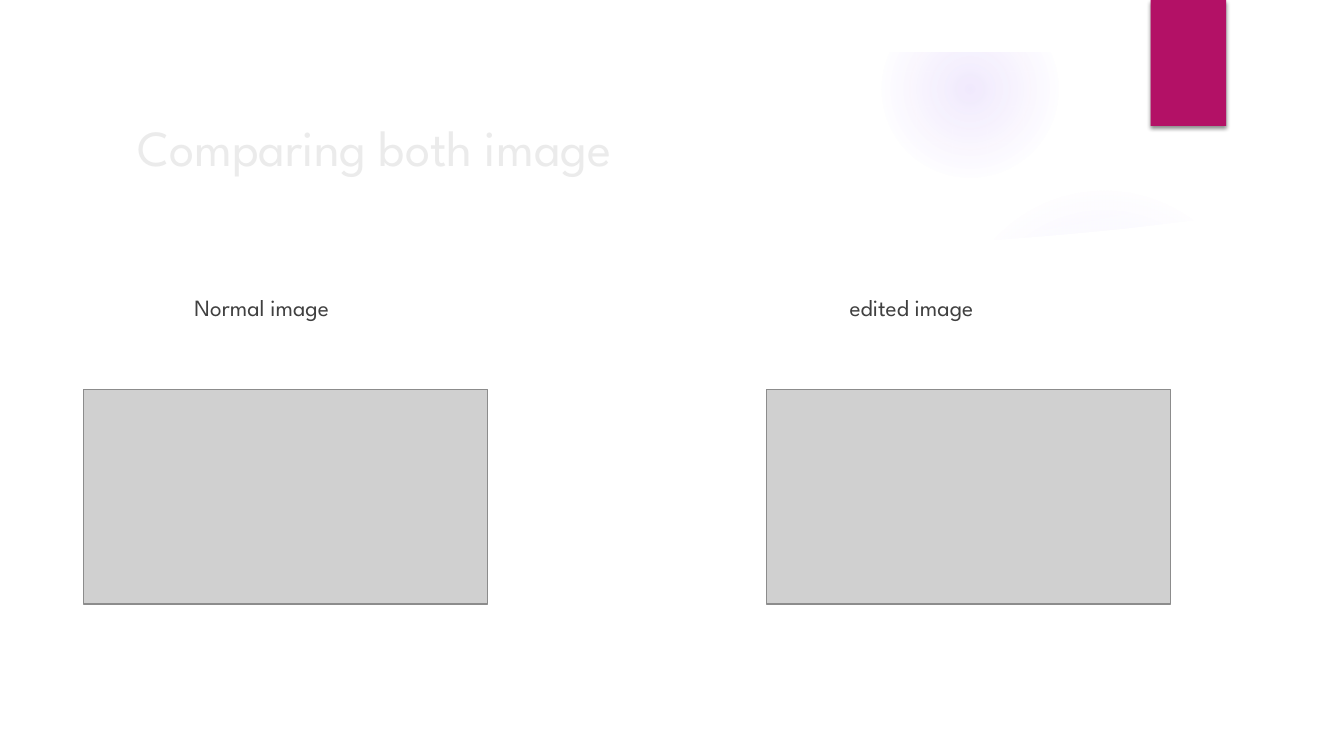
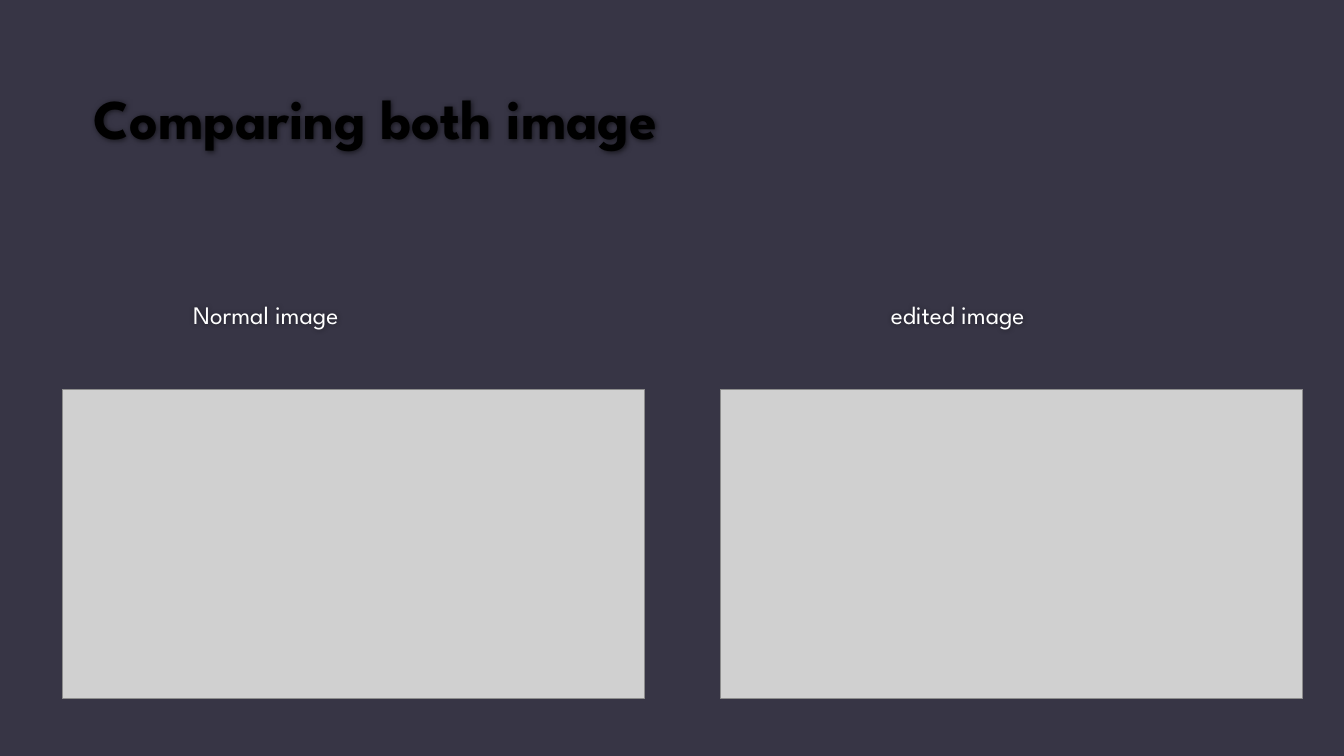
Before and after one commit to malay21/image-steganography, a slide deck: slide 5 of documents/Internship presentation.pptx (slide 9 before the commit). Drawn at 1344x756 pixels with LibreOffice and Linux fonts; fonts in the diff are those of the drawing; grey boxes stand for pictures; background and template pictures are left out. Boxes give left, top, right and bottom in pixels: in the first picture for what was removed or moved away, otherwise in the second. Text is boxed around its words. In the diff, an @@ line names an element or a change of style, - is before the commit and + after.

```diff
--- a/documents/Internship presentation.pptx
+++ b/documents/Internship presentation.pptx
@@ background picture (left out) to #373545 @@
@@ group removed at (0, 0, 1344, 756): 5 ellipses, 3 freeform shapes @@
@@ rectangle removed at (1150, 0, 1226, 126) @@
@@ text "Comparing both image": place and size @@
-text "Comparing both image" at (127, 107, 1093, 185)
+text "Comparing both image" at (94, 100, 658, 151)
@@ text "Comparing both image" at (94, 100, 658, 151): size 36 to 40 pt, text colour #EBEBEB to #000000, bold on; vertical alignment middle to bottom @@
@@ text "Normal image" at (193, 306, 338, 330): vertical alignment top to middle @@
@@ text at (193, 306, 338, 330): text changed; size 16.6 to 18 pt; text colour #404040 to #FFFFFF @@
-Normal image edited image
+Normal image
@@ text added at (891, 306, 1024, 330), 18 pt, text #FFFFFF @@
+edited image
@@ picture: place and size @@
-picture at (84, 389, 488, 604)
+picture at (63, 389, 644, 699)
@@ picture: place and size @@
-picture at (766, 389, 1171, 604)
+picture at (721, 389, 1303, 699)
```
Also in this commit, not shown: 6 other slides changed, 1 slide added, 4 slides removed, 5 other files.
